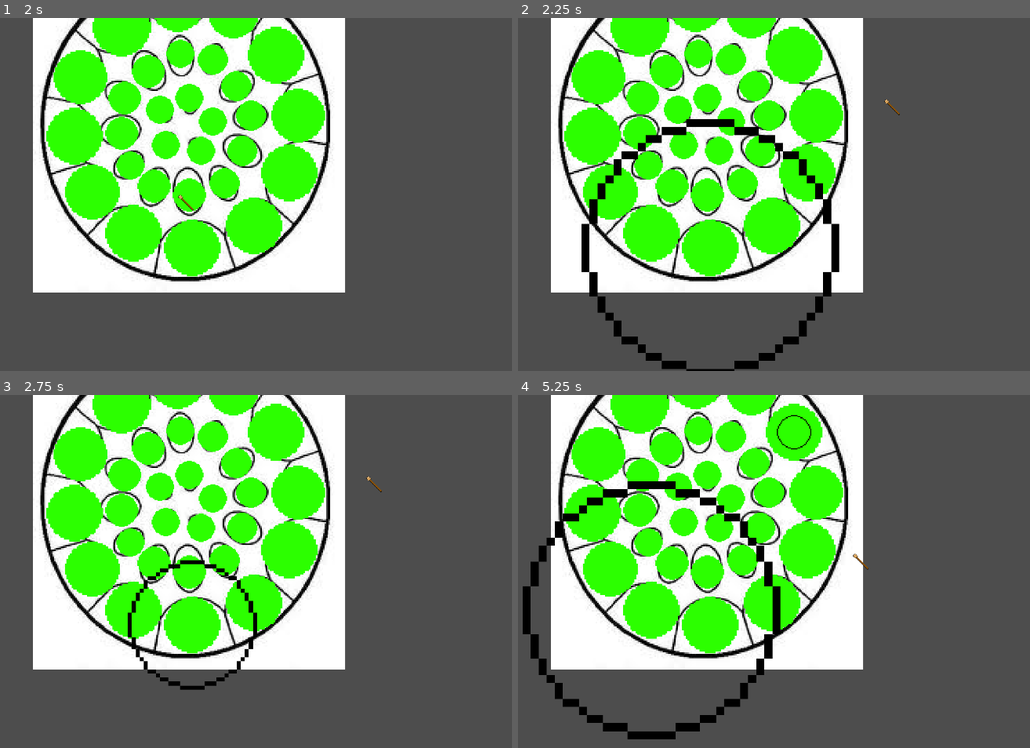
Above: before the commit, frames 1-4 (two rows, left to right).
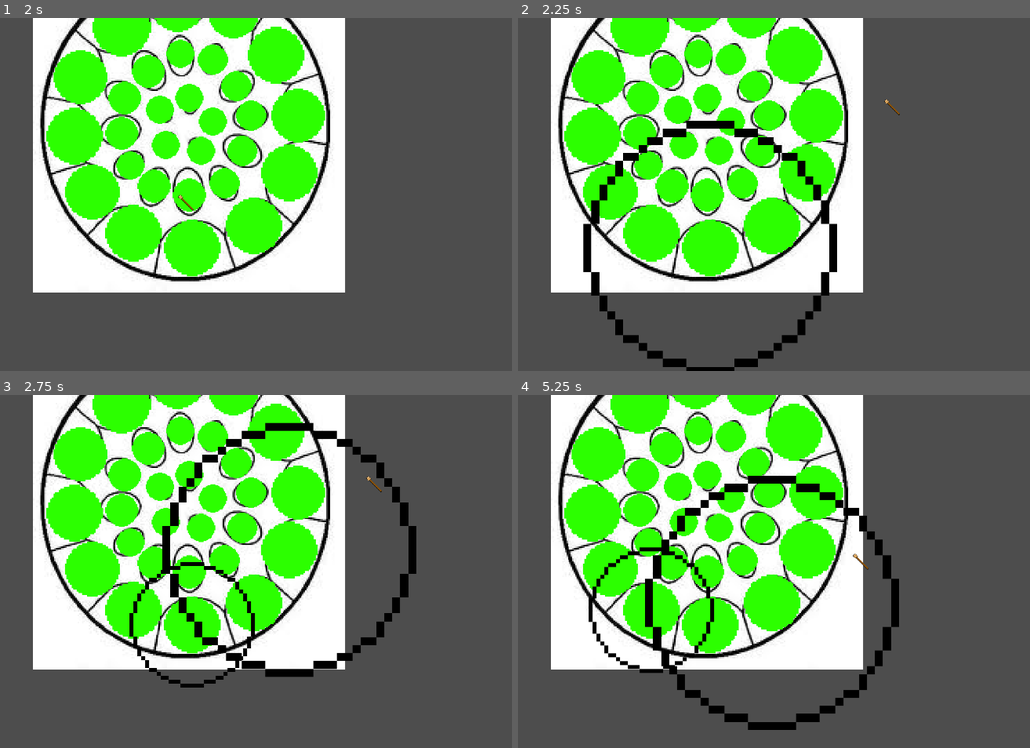
Above: after the commit, the same moments.

Repository: Rushninga/Steelpan-Simulator
Game: Godot game, scene res://Scenes/song_play.tscn
Two runs of this game, one before a commit and one after it. Both use one fixed random seed, a clock stepped at 60 frames per second and the inputs below. This scene is started directly instead of the project's main scene.
Inputs (mouse positions are in pixels of both pictures, inside the frame that each line leads up to):
- Up to frame 1 (2 s): tap Enter at 0.5 s; move the mouse to (445, 176) at 0.52 s; click (445, 176) at 0.6 s; tap Space at 1.25 s; move the mouse to (179, 212) at 1.27 s; click (179, 212) at 1.35 s
- Up to frame 2 (2.25 s): tap Enter at 2 s; move the mouse to (886, 116) at 2.02 s; click (886, 116) at 2.1 s
- Up to frame 3 (2.75 s): no input
- Up to frame 4 (5.25 s): move the mouse to (789, 642) at 2.77 s; click (789, 642) at 2.85 s; move the mouse to (1009, 624) at 3.52 s; click (1009, 624) at 3.6 s; move the mouse to (635, 518) at 4.27 s; click (635, 518) at 4.35 s; move the mouse to (855, 571) at 5.02 s; click (855, 571) at 5.1 s

Frame 1 is identical in both runs. In frame 2, 2.0% of the frame differs, in the area x 12-63%, y 28-100%; in frame 3, 4.1%; in frame 4, 7.3%, in the area x 0-75%, y 5-98%.

Commit message:
fix to visual delay

Diff:
--- a/Save Data/songs/test_song/test song script.gd
+++ b/Save Data/songs/test_song/test song script.gd
@@ -27,12 +27,12 @@
 func _init():
 
 	add_note("C1",2)
-	add_note("D1",3)
-	add_note("E1",4)
-	add_note("F1",5)
-	add_note("G1",6)
-	add_note("A1",7)
-	add_note("B1",8)
-	add_note("C2",9, 12)
+	add_note("D1",2.5)
+	add_note("E1",3)
+	add_note("F1",4.5)
+	add_note("G1",5)
+	add_note("A1",5.5)
+	add_note("B1",6)
+	add_note("C2",6.5,8)
 
 	pass
--- a/Scenes/song_play.tscn
+++ b/Scenes/song_play.tscn
@@ -19,6 +19,7 @@
 var hit_notes:Array = []
 var incoming_note
 var mouse
+
 func _ready():
 	Input.set_mouse_mode(Input.MOUSE_MODE_HIDDEN)
 	$Steelpan.quality.connect(note_is_played)
@@ -43,13 +44,18 @@
 							incoming_note = note_image.instantiate()
 						else:
 							incoming_note = roll_note_image.instantiate()
+						var temp_note = incoming_notes[counter]
 						incoming_note.note = i.note
-						incoming_note.start = incoming_notes[counter].start
-						incoming_note.end = incoming_notes[counter].end
+						incoming_note.start = temp_note.start
+						incoming_note.end = temp_note.end
+						incoming_note.type = temp_note.type
+						incoming_note.true_scale = i.scale * $Steelpan.scale
 						incoming_note.global_position = i.global_position
-						incoming_note.type = incoming_notes[counter].type
+						incoming_note.time_to_travel = note_travel_time
+						incoming_note.delay = song_time - (incoming_note.start - note_travel_time)
 						$Incoming_notes.add_child(incoming_note)
 			counter += 1
+			incoming_note = null
 	song_time += delta
 
 	#spawns a shockwave on the screen where the mouse clicks
--- a/Scripts/note_image.gd
+++ b/Scripts/note_image.gd
@@ -1,25 +1,22 @@
 extends Node2D
 var note_speed = Vector2()
-var note
-var start
-var end
-var speed = 0
-var distance
-var distance_to_kill
-var type
-@onready var time_to_travel = get_parent().get_parent().note_travel_time
-var time_to_kill = 1
-var kill_speed = 0
-@onready var steelpan_obj_scale = get_parent().get_parent().get_node("Steelpan").scale
-var true_scale
+var note:String
+var start:float
+var end:float
+var speed:Vector2
+var distance:Vector2
+var distance_to_kill:Vector2
+var type:String
+var time_to_kill:float = 1
+var kill_speed
+var true_scale:Vector2
+var time_to_travel
+var delay
+
 
 
 func _ready():
 	scale = Vector2(20,20)
-
-	for i in get_parent().get_parent().get_node("Steelpan").get_children():
-		if i.name == note:
-			true_scale = i.scale * steelpan_obj_scale
 
 	distance = scale - true_scale
 	distance_to_kill =  true_scale
@@ -27,10 +24,11 @@
 	kill_speed = distance_to_kill/time_to_kill
 	note_speed = Vector2(speed)
 
-	pass
+	#removes scale to compisate delay between supposed spawn time and actrual spawn time
+	scale -= (speed * delay)
 
 func _process(delta):
-	if scale.x >= steelpan_obj_scale.x :
+	if scale.x >= true_scale.x :
 		scale -= note_speed * delta
 	else:
 		scale -= kill_speed * delta
--- a/Scripts/rolling note.gd
+++ b/Scripts/rolling note.gd
@@ -1,30 +1,26 @@
 extends Node2D
 var note_speed = Vector2()
-var note
-var start
-var end
-var speed = 0
-var distance
-var roll_time
-var roll_speed
-var type
+var note:String
+var start:float
+var end:float
+var speed:Vector2
+var distance:Vector2
+var roll_time:float
+var roll_speed:float
+var type:String
+var true_scale:Vector2
+
 @onready var time_to_travel = get_parent().get_parent().note_travel_time
-@onready var steelpan_obj_scale = get_parent().get_parent().get_node("Steelpan").scale
-var true_scale
+@onready var delay
 
 func _ready():
-	scale = Vector2(20,20)
-
-	for i in get_parent().get_parent().get_node("Steelpan").get_children():
-		if i.name == note:
-			true_scale = i.scale * steelpan_obj_scale
-
+	scale = Vector2(20,20) - (speed * delay)
 	distance = scale - true_scale
 	speed = distance/time_to_travel
 	note_speed = Vector2(speed)
 	roll_time =  end - start
 	roll_speed = $TextureProgressBar.value / roll_time
-	pass
+
 
 
 func _process(delta):
@@ -34,4 +30,3 @@
 		$TextureProgressBar.value -= roll_speed * delta
 	else:
 		queue_free()
-	pass
--- a/project.godot
+++ b/project.godot
@@ -14,10 +14,6 @@
 run/main_scene="res://Main.tscn"
 config/features=PackedStringArray("4.3", "Forward Plus")
 config/icon="res://icon.svg"
-
-[audio]
-
-driver/output_latency=1
 
 [display]
 
Not shown: 3 places in Themes/start_menu_theme.tres that only renumber resources
